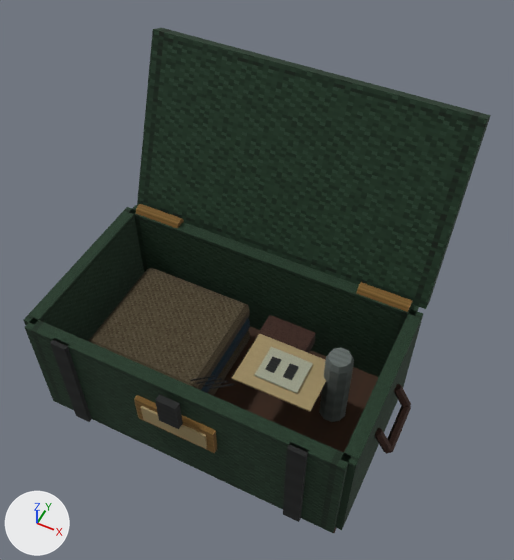
Two versions of the glTF model assets/runtime/models/level_work_crew_footlocker.glb, one commit apart.
Before and after are seen from a 50 mm lens placed at (0.581, -0.977, 1.806), pointed at (0.033, 0.12, 0.436). The axes (+X, +Y, +Z) are drawn at lower left. The lights are the same throughout. The older version comes first. Vertices at exactly the same position are counted once.

Objects in the first picture: 'level_work_crew_footlocker'.
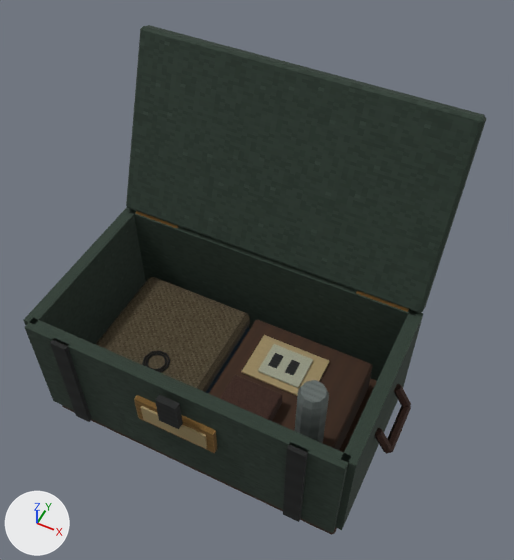
The change, as a list of edits to the scene's bpy script:
```text
Add img_faded_industrial_green_paint_diffuse:
    img_faded_industrial_green_paint_diffuse = load_image('Faded industrial green paint diffuse', '_unpacked/Faded_industrial_green_paint_diffuse', 64, 64, 'sRGB')
Add mat_rebuild_faded_industrial_green_paint:
    mat_rebuild_faded_industrial_green_paint = principled_material('Rebuild Faded industrial green paint')
    mat_rebuild_faded_industrial_green_paint.texture = img_faded_industrial_green_paint_diffuse
    mat_rebuild_faded_industrial_green_paint.roughness = 0.88
Change me_cube:
    used by ob_level_work_crew_footlocker; location = (0.0, 0.0, 0.0)
    remove me_cube.from_pydata(...)  # 382 vertices, 628 faces; spans x -0.498..0.498, y -0.285..0.503, z 0.02..0.846
    add me_cube.from_pydata(...)  # 658 vertices, 1120 faces; spans x -0.498..0.498, y -0.285..0.443, z 0.0..0.881
    me_cube part 1: the loose piece of 8 vertices spanning x 0.127..0.153, y -0.023..0.023, z 0.279..0.281 is moved by (-0.02, 0.06, -0.071)
    me_cube part 2: the loose piece of 8 vertices spanning x 0.177..0.203, y -0.023..0.023, z 0.279..0.281 is moved by (-0.02, 0.06, -0.071)
    me_cube part 3: a new loose piece, a box spanning x 0.05..0.25, y -0.01..0.13, z 0.1975..0.2025, in mat_rebuild_original_paper (picture img_original_paper_diffuse)
    me_cube part 4: the loose piece of 24 vertices spanning x -0.35..-0.01, y -0.15..0.17, z 0.104..0.156 is moved by (0.0, 0.0, -0.034)
    me_cube part 5: the loose piece of 8 vertices spanning x 0.11..0.23, y -0.05..0.05, z 0.275..0.279 is moved by (-0.02, 0.06, -0.071)
    me_cube part 6: the loose piece of 30 vertices spanning x 0.263..0.337, y 0.015..0.085, z 0.1..0.35 is moved by (0.0, -0.18, 0.095)
    me_cube part 7: the loose piece of 24 vertices spanning x -0.35..-0.01, y -0.15..0.17, z 0.159..0.211 is rebuilt with 44 vertices and now spans x -0.35..-0.01, y -0.15..0.17, z 0.122..0.226
    me_cube part 8: the loose piece of 8 vertices spanning x -0.43..0.43, y -0.235..0.235, z 0.02..0.09 is rebuilt with 24 vertices and now spans x -0.43..0.43, y -0.235..0.235, z 0.0..0.07
    me_cube part 9: the loose piece of 8 vertices spanning x -0.445..0.445, y 0.277..0.503, z 0.354..0.846 is rebuilt with 24 vertices and now spans x -0.445..0.445, y 0.222..0.443, z 0.395..0.881, in mat_rebuild_faded_industrial_green_paint (picture img_faded_industrial_green_paint_diffuse)
    me_cube part 10: a new loose piece of 24 vertices spanning x 0.0..0.36, y -0.18..0.18, z 0.07..0.195, in mat_rebuild_original_oak (picture img_original_oak_diffuse)
    me_cube part 11: a new loose piece of 24 vertices spanning x 0.05..0.19, y -0.135..-0.045, z 0.195..0.24, in mat_rebuild_original_leather (picture img_original_leather_diffuse)
    me_cube part 12: 7 loose pieces with 72 vertices, spanning x -0.35..0.28, y -0.152..0.17, z 0.208..0.303, are deleted
    me_cube part 13: 48 faces spanning x -0.448..0.448, y -0.252..0.252, z 0.06..0.4 switch from mat_rebuild_original_green (picture img_original_green_diffuse) to mat_rebuild_faded_industrial_green_paint (picture img_faded_industrial_green_paint_diffuse)
    other edits to the shape of me_cube do not show in these pictures
```

Boxes [x1, y1, x2, y2] around the edits, measured in the pictures (514 x 560 px; the box of a moved part takes in the faces that stretch with it):
'level_work_crew_footlocker', reshaped: before [24, 28, 491, 533]; after [24, 25, 486, 535]
part 1 of me_cube, moved or reshaped: before [265, 357, 281, 373]; after [268, 353, 283, 369]
part 2 of me_cube, moved or reshaped: before [283, 363, 299, 380]; after [285, 360, 300, 375]
part 3 of me_cube, added (brown): after [241, 335, 330, 396]
part 4 of me_cube, moved or reshaped (not visible afterwards): before [208, 330, 250, 396]
part 5 of me_cube, moved or reshaped: before [254, 347, 313, 393]; after [258, 344, 313, 388]
part 6 of me_cube, moved or reshaped: before [319, 348, 354, 422]; after [295, 380, 329, 443]
part 7 of me_cube, rebuilt: before [201, 318, 250, 393]; after [96, 277, 250, 393]
part 8 of me_cube, rebuilt (mostly hidden afterwards): before [214, 326, 379, 533]; after [62, 378, 377, 535]
part 9 of me_cube, rebuilt: before [137, 28, 491, 309]; after [126, 25, 486, 313]
part 10 of me_cube, added (brown): after [208, 320, 373, 450]
part 11 of me_cube, added (brown): after [220, 375, 282, 421]
part 12 of me_cube, deleted (brown): before [89, 268, 326, 412]
part 13 of me_cube, recoloured: [25, 207, 423, 533] in both
